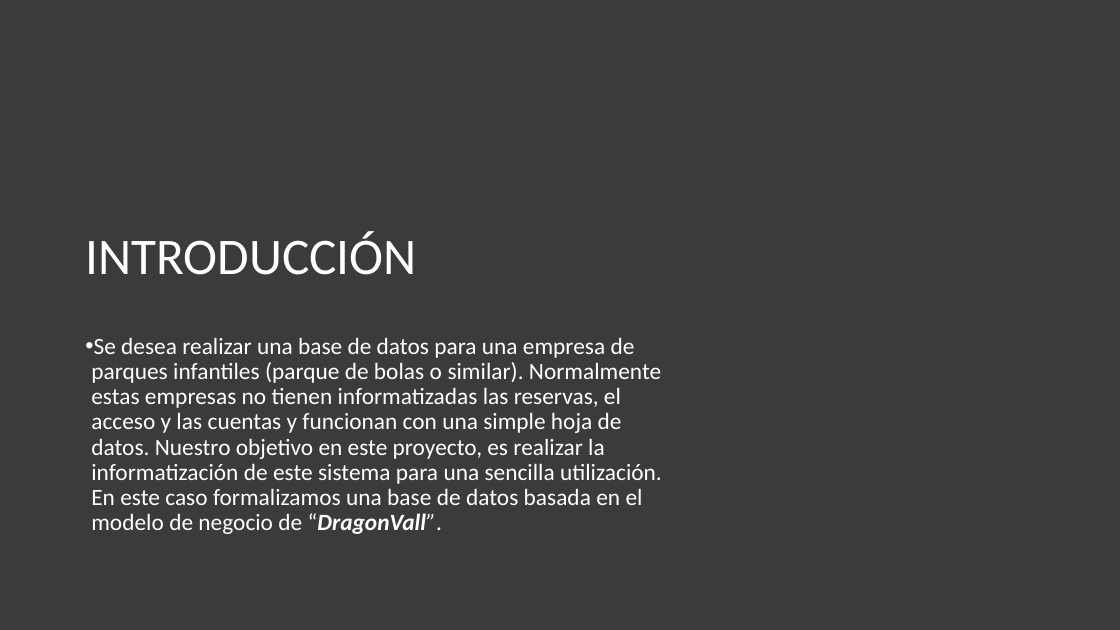
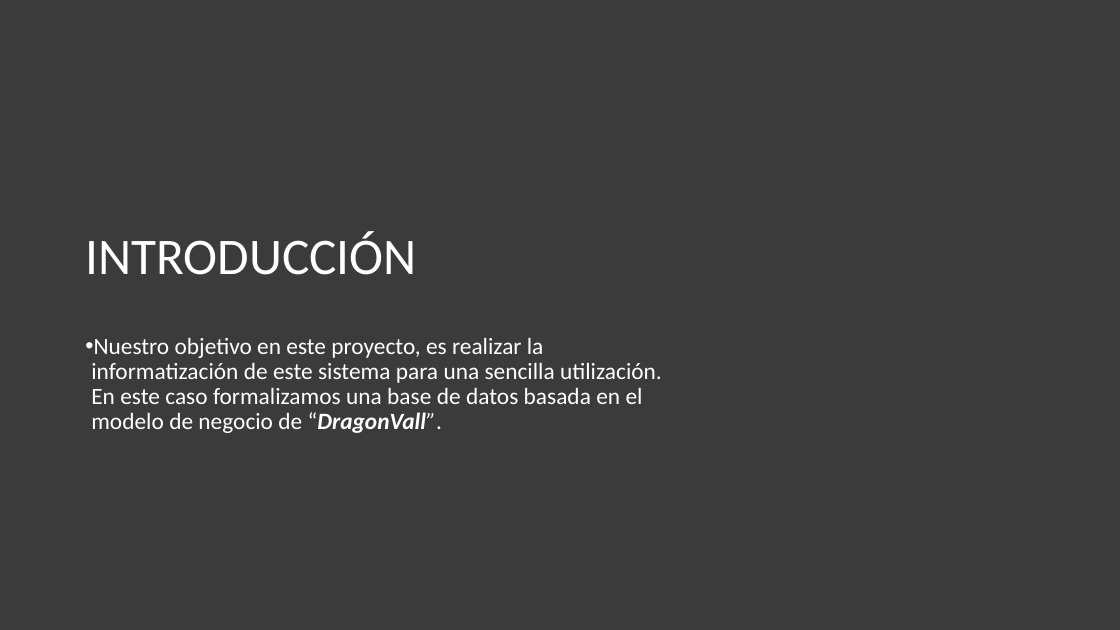
Before and after one commit to maraloeDev/Proyecto-de-Bases-de-Datos, a slide deck: slide 3 of Docs/Finales/Defensa proyecto intermodular.pptx. Drawn at 1120x630 pixels with LibreOffice and Linux fonts; fonts in the diff are those of the drawing; background and template pictures are left out. Boxes give left, top, right and bottom in pixels: in the first picture for what was removed or moved away, otherwise in the second. Text is boxed around its words. In the diff, an @@ line names an element or a change of style, - is before the commit and + after.

```diff
--- a/Docs/Finales/Defensa proyecto intermodular.pptx
+++ b/Docs/Finales/Defensa proyecto intermodular.pptx
@@ text at box(91, 338, 662, 433): text changed @@
-• Se desea realizar una base de datos para una empresa de parques infantiles (parque de bolas o similar). Normalmente estas empresas no tienen informatizadas las reservas, el acceso y las cuentas y funcionan con una simple hoja de datos. Nuestro objetivo en este proyecto, es realizar la informatización de este sistema para una sencilla utilización. En este caso formalizamos una base de datos basada en el modelo de negocio de “DragonVall”.
+• Nuestro objetivo en este proyecto, es realizar la informatización de este sistema para una sencilla utilización. En este caso formalizamos una base de datos basada en el modelo de negocio de “DragonVall”.
```
Also in this commit, not shown: 13 other slides changed, 1 slide added, 5 other files.
